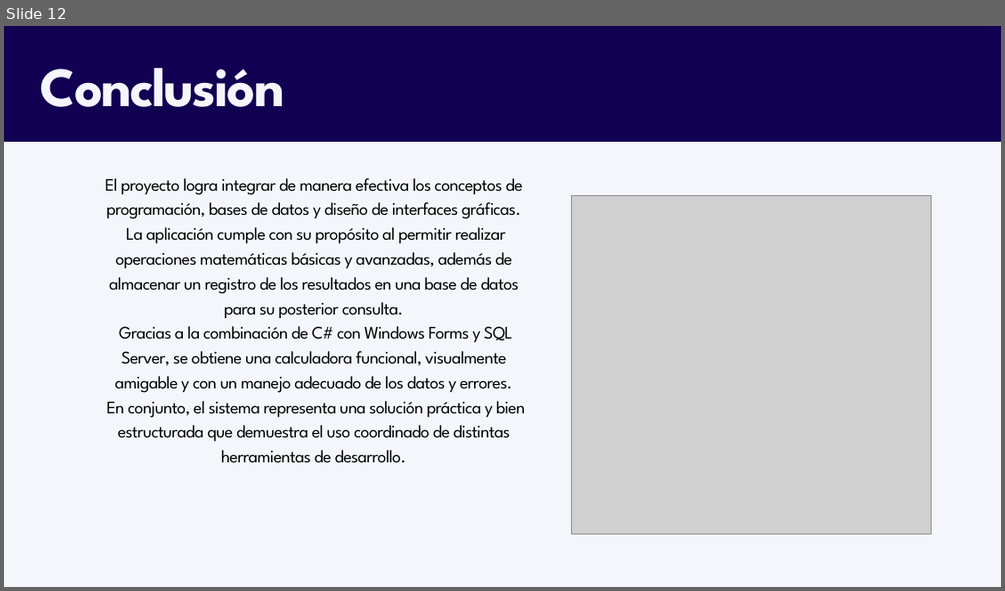
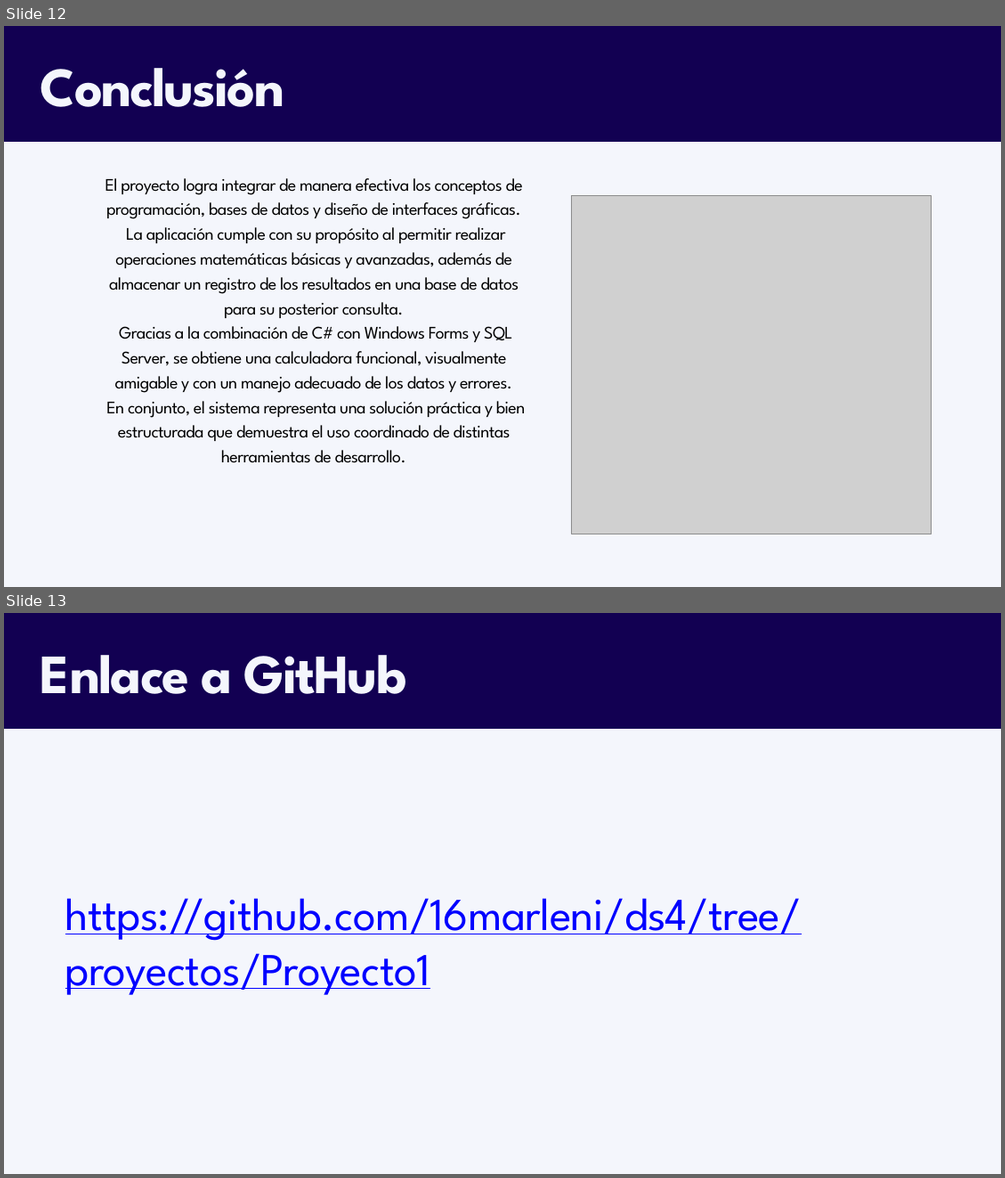
Before and after one commit to 16marleni/ds4, a slide deck: Proyecto1/Proyecto1.pptx. Shown one above the other, each under a label of ours: slide 12 before the commit, slides 12 and 13 after it. The pictures are 1005x591 and 1005x1178 pixels, drawn with LibreOffice and Linux fonts; fonts in the diff are those of the drawing; grey boxes stand for pictures. Boxes give left, top, right and bottom in pixels: in the first picture for what was removed or moved away, otherwise in the second. Text is boxed around its words. In the diff, an @@ line names an element or a change of style, - is before the commit and + after.

Commit message:
Completo

```diff
--- a/Proyecto1/Proyecto1.pptx
+++ b/Proyecto1/Proyecto1.pptx
@@ slide 13 added at [4,613,1001,1174], background #120052 @@
@@ text added at [40,655,406,694], 80 pt, text #F4F6FC, bold @@
+Enlace a GitHub
@@ freeform shape added at [4,729,1001,1174], fill #F4F6FC @@
@@ text added at [65,898,801,995], 66 pt, text #0000FF, underline @@
+https://github.com/16marleni/ds4/tree/proyectos/Proyecto1
@@ picture added at [808,1039,905,1137] @@
@@ picture added at [891,1039,989,1137] @@
@@ picture added at [974,1039,1001,1137] @@
```
